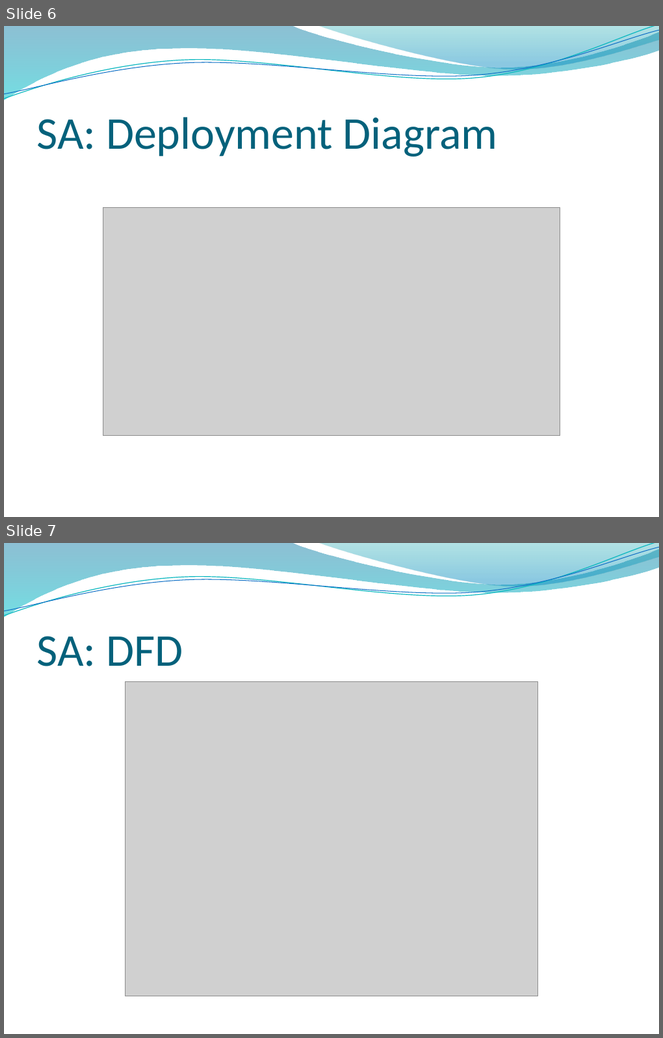
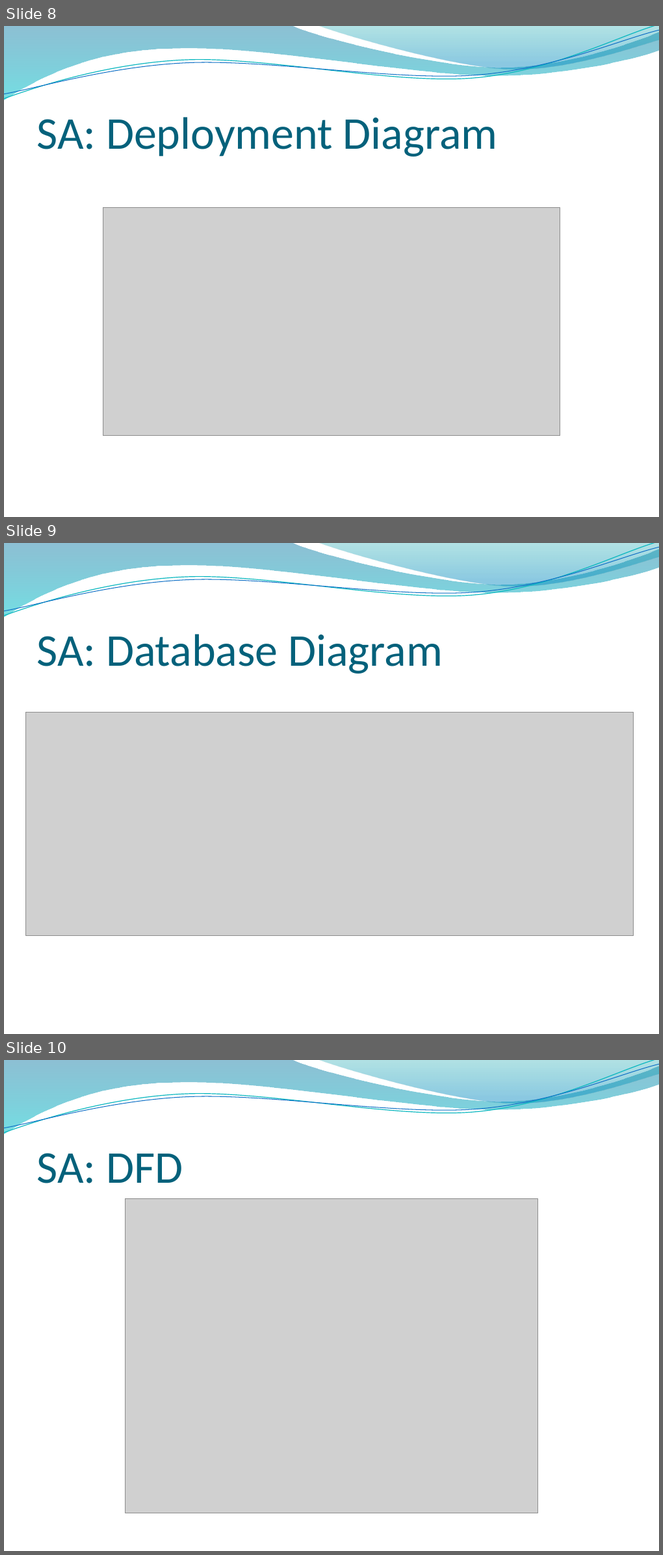
Before and after one commit to ProjPossibility/pp-community-captioner, a slide deck: CC.pptx. Shown one above the other, each under a label of ours: slides 6 and 7 before the commit, slides 8, 9 and 10 after it. The pictures are 663x1038 and 663x1555 pixels, drawn with LibreOffice and Linux fonts; fonts in the diff are those of the drawing; grey boxes stand for pictures; background and template pictures are left out. Boxes give left, top, right and bottom in pixels: in the first picture for what was removed or moved away, otherwise in the second. Text is boxed around its words. In the diff, an @@ line names an element or a change of style, - is before the commit and + after.

```diff
--- a/CC.pptx
+++ b/CC.pptx
@@ slide 9 added at [4, 543, 659, 1034], background picture (left out); not listed: 4 template elements that a slide beside it also shows @@
@@ title added at [36, 634, 443, 674], 50 pt, text #04617B @@
+SA: Database Diagram
@@ picture added at [25, 712, 634, 936] @@
@@ what was slide 6 is now slide 8 @@
@@ what was slide 7 is now slide 10 @@
```
Also in this commit, not shown: 1 slide changed, 2 other slides added.
